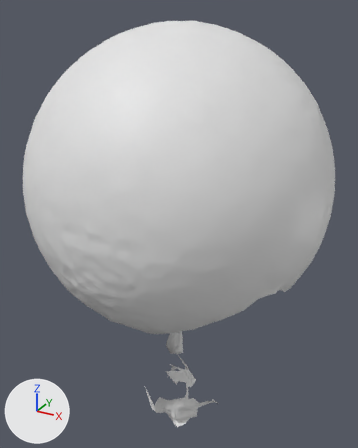
One commit to the OBJ model res/Metalsphere/Gridtest_2_1_0.000001.obj: the scene before it, then after it.
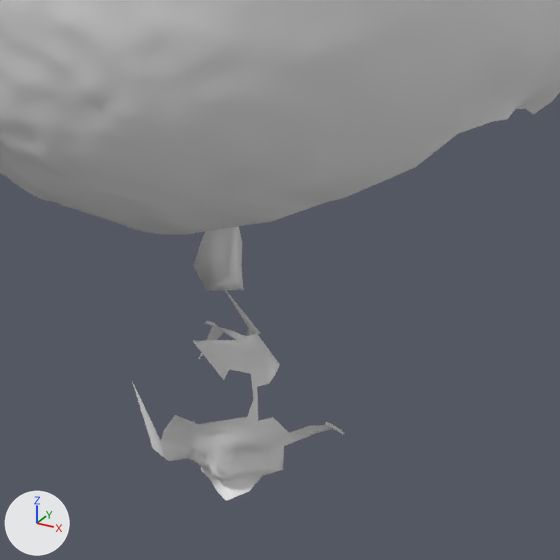
Each version is shown whole from a camera (50 mm lens) standing at (639.0, -4.0, 414.0) and looking at (406.0, 421.0, 202.0), then close up on the part from 27% to 82% of the width and 56% to 100% of the height. Arrows for +X, +Y and +Z are at lower left; the lights stay in place. Materials are left out; every surface is plain grey. Where no turn or scale is listed for an object, it has been applied to the vertices.

In view in the first close-up: 'Gridtest_2_1_0.000001'.
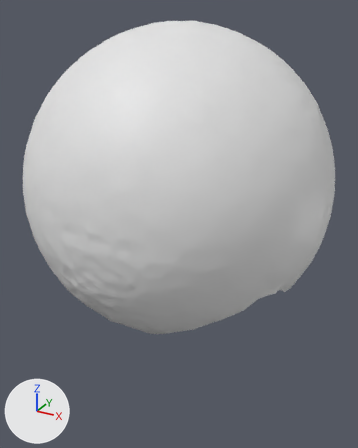
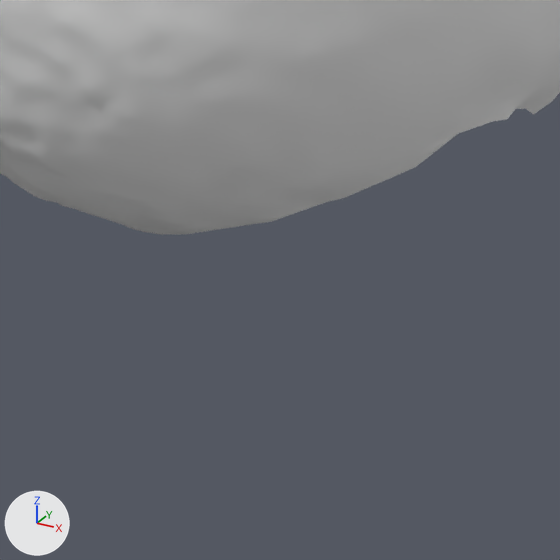
Boxes (x1, y1, x2, y2) around the edits, measured in the close-ups (560 x 560 px):
'Gridtest_2_1_0.000001', reshaped: before (0, 0, 560, 501); after (0, 0, 560, 234)
part 1 of me_gridtest_2_1_0_000001, deleted: before (133, 290, 345, 501)
part 2 of me_gridtest_2_1_0_000001, deleted: before (193, 226, 243, 290)

The change, as a list of edits to the scene's bpy script:
```text
Change me_gridtest_2_1_0_000001:
    where me_gridtest_2_1_0_000001.from_pydata(...)  # 13397 vertices, 26614 faces; spans x 263.0..561.0, y 261.0..559.0, z -57.0..402.0
    used by ob_gridtest_2_1_0_000001; location = (0.0, 0.0, 0.0)
    me_gridtest_2_1_0_000001 part 1: the loose piece of 142 vertices spanning x 370.0..455.0, y 380.0..440.0, z -57.0..24.0 is deleted
    me_gridtest_2_1_0_000001 part 2: the loose piece of 20 vertices spanning x 396.0..423.0, y 391.0..409.0, z 48.0..89.0 is deleted
```
